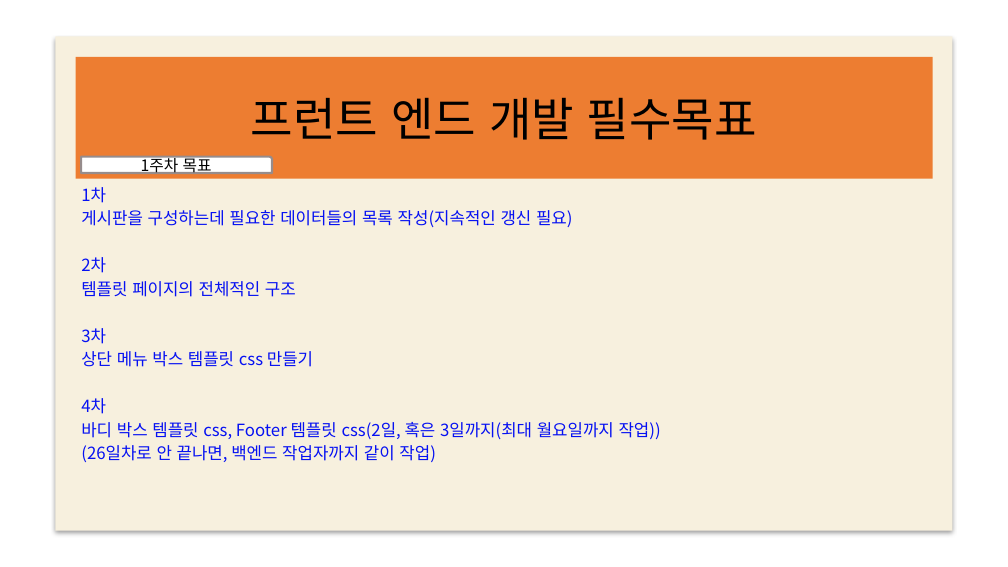
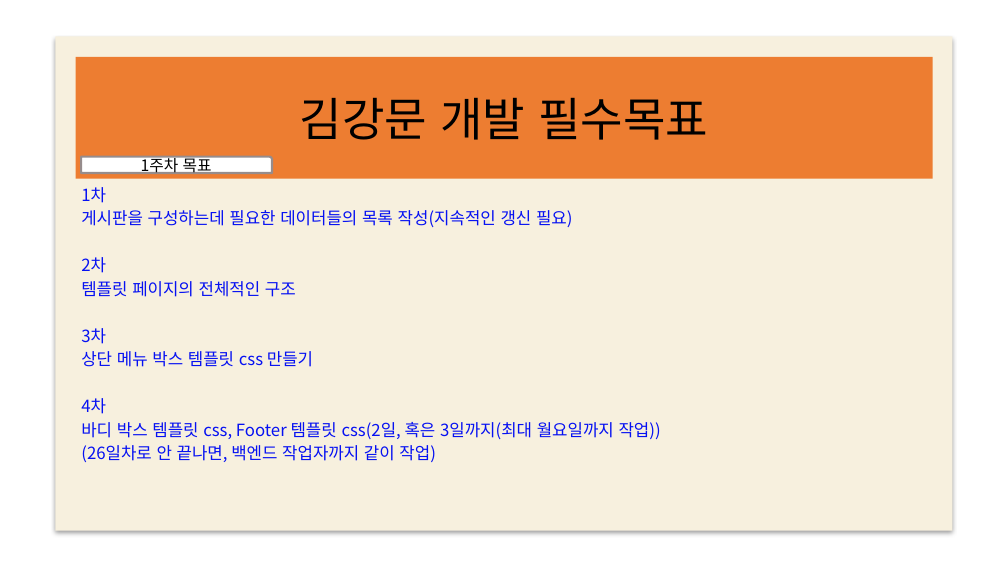
Before and after one commit to web5-kimgangmoon/teamproject_cloneCoding-Kim-Lee-Son-, a slide deck: slide 14 of 스케줄표.pptx (slide 11 before the commit). Drawn at 1008x567 pixels with LibreOffice and Linux fonts; fonts in the diff are those of the drawing; background and template pictures are left out. Boxes give left, top, right and bottom in pixels: in the first picture for what was removed or moved away, otherwise in the second. Text is boxed around its words. In the diff, an @@ line names an element or a change of style, - is before the commit and + after.

```diff
--- a/스케줄표.pptx
+++ b/스케줄표.pptx
@@ title at bbox=[300, 97, 708, 140]: text changed @@
-프런트 엔드 개발 필수목표
+김강문 개발 필수목표
```
Also in this commit, not shown: 9 other slides changed, 3 slides added.
